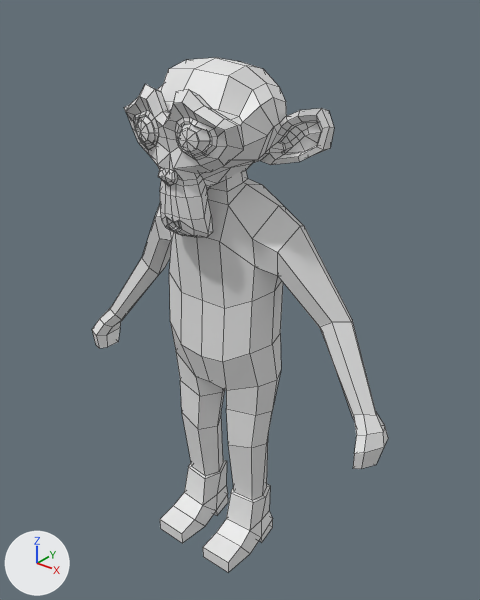
What one commit did to the FBX model TheRightWay/Assets/Art/dude.fbx.
Both versions are drawn from a 50 mm lens placed at (0.0995, -0.1173, 0.1493), pointed at (0.0048, 0.0011, 0.0759). Every picture has the same lights, and +X, +Y and +Z are marked at lower left. Mesh edges are drawn as thin lines. Where no turn or scale is listed for an object, it has been applied to the vertices. Vertices at the same position are counted once.

Names of what the first picture shows: 'Dude'.
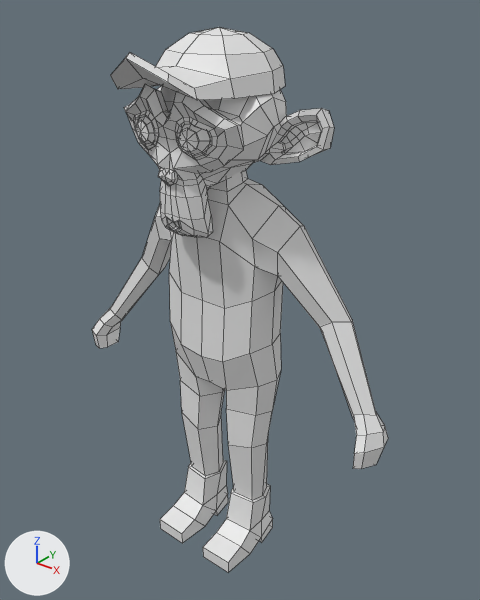
Changed parts and their boxes (x1, y1, x2, y2) in the pictures (480 x 600 px):
'Dude', reshaped (6% taller): before (92, 58, 388, 572); after (92, 27, 388, 572)
part 1 of me_dude, added: after (110, 27, 285, 100)

What changed in the scene script:
```text
Add mat_mtl_red:
    mat_mtl_red = principled_material('mtl_red')
    mat_mtl_red.base_color = (0.8, 0.8, 0.8)  # white #e7e7e7
Change me_dude:
    used by ob_dude; location = (0.0, 0.0, 0.0)
    remove me_dude.from_pydata(...)  # 750 vertices, 742 faces; spans x -0.0487..0.0487, y -0.019..0.0133, z 0.0001..0.1337
    add me_dude.from_pydata(...)  # 795 vertices, 786 faces; spans x -0.0487..0.0487, y -0.0272..0.0143, z 0.0001..0.1397
    me_dude part 1: a new loose piece of 45 vertices spanning x -0.0149..0.0149, y -0.0272..0.0143, z 0.1274..0.1397, in mat_mtl_red (white #e7e7e7)
    add me_dude.materials.append(mat_mtl_red)  # white #e7e7e7
```
